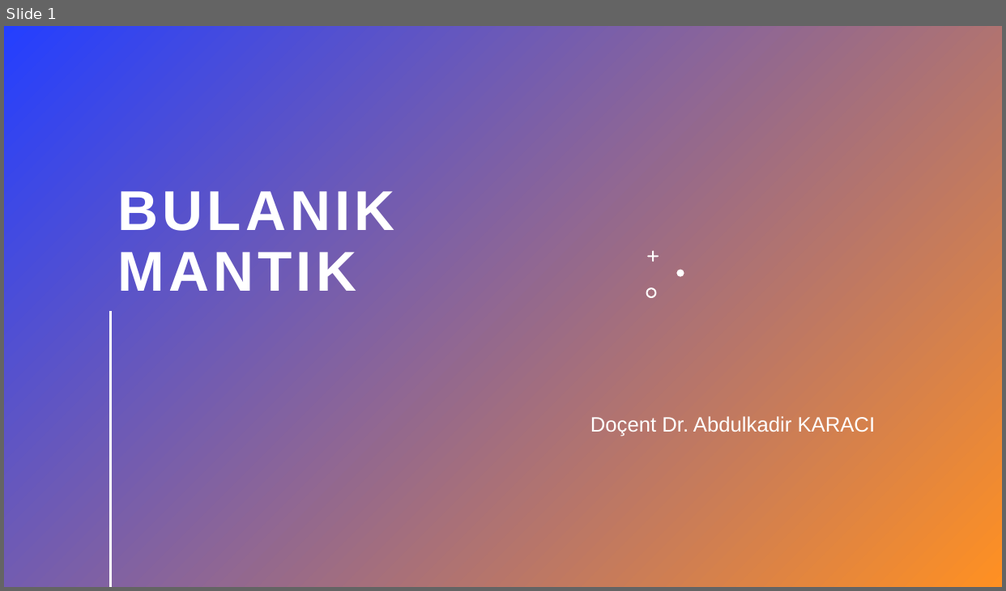
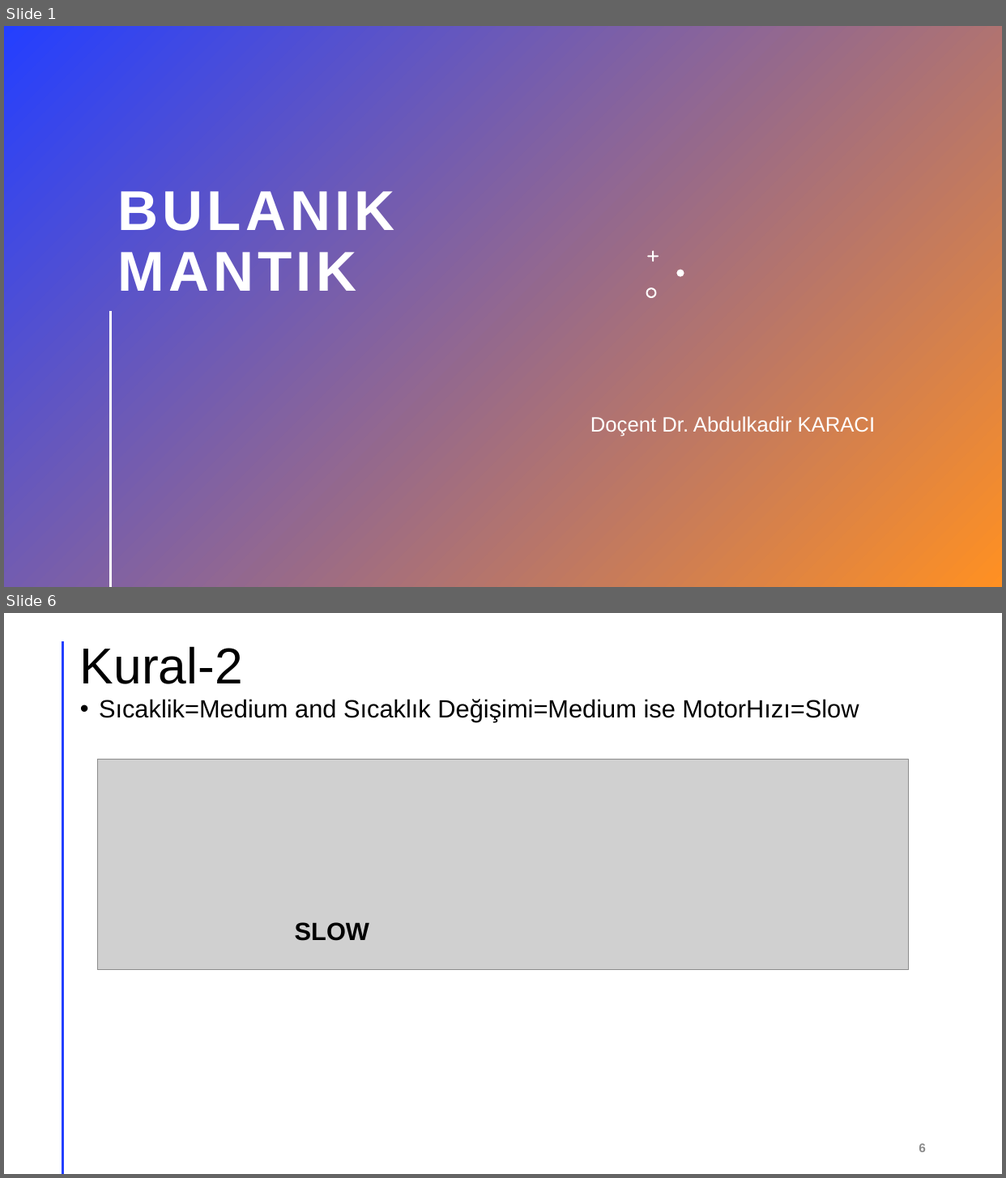
Before and after one commit to akaraci/Bulanik_Mantik, a slide deck: Örnekler.pptx. Shown one above the other, each under a label of ours: slide 1 before the commit, slides 1 and 6 after it; the slides between them are not shown. The pictures are 1006x591 and 1006x1178 pixels, drawn with LibreOffice and Linux fonts; fonts in the diff are those of the drawing; grey boxes stand for pictures. Boxes give left, top, right and bottom in pixels: in the first picture for what was removed or moved away, otherwise in the second. Text is boxed around its words. In the diff, an @@ line names an element or a change of style, - is before the commit and + after.

```diff
--- a/Örnekler.pptx
+++ b/Örnekler.pptx
@@ slide 6 added at [4, 613, 1002, 1174], background #FFFFFF @@
@@ line added from (62, 642) to (62, 1174), #FF9022 2 pt @@
@@ title added at [80, 646, 243, 684], 48.6 pt, text #000000 @@
+Kural-2
@@ text added at [99, 699, 859, 722], 24 pt, text #000000 @@
+• Sıcaklik=Medium and Sıcaklık Değişimi=Medium ise MotorHızı=Slow
@@ picture added at [97, 760, 908, 970] @@
@@ text added at [295, 922, 369, 941], 24 pt, text #000000, bold @@
+SLOW
@@ page number added at [918, 1144, 926, 1152], 12 pt, text #8C8C8C, bold @@
+6
```
Also in this commit, not shown: 2 slides changed, 22 other slides added.
